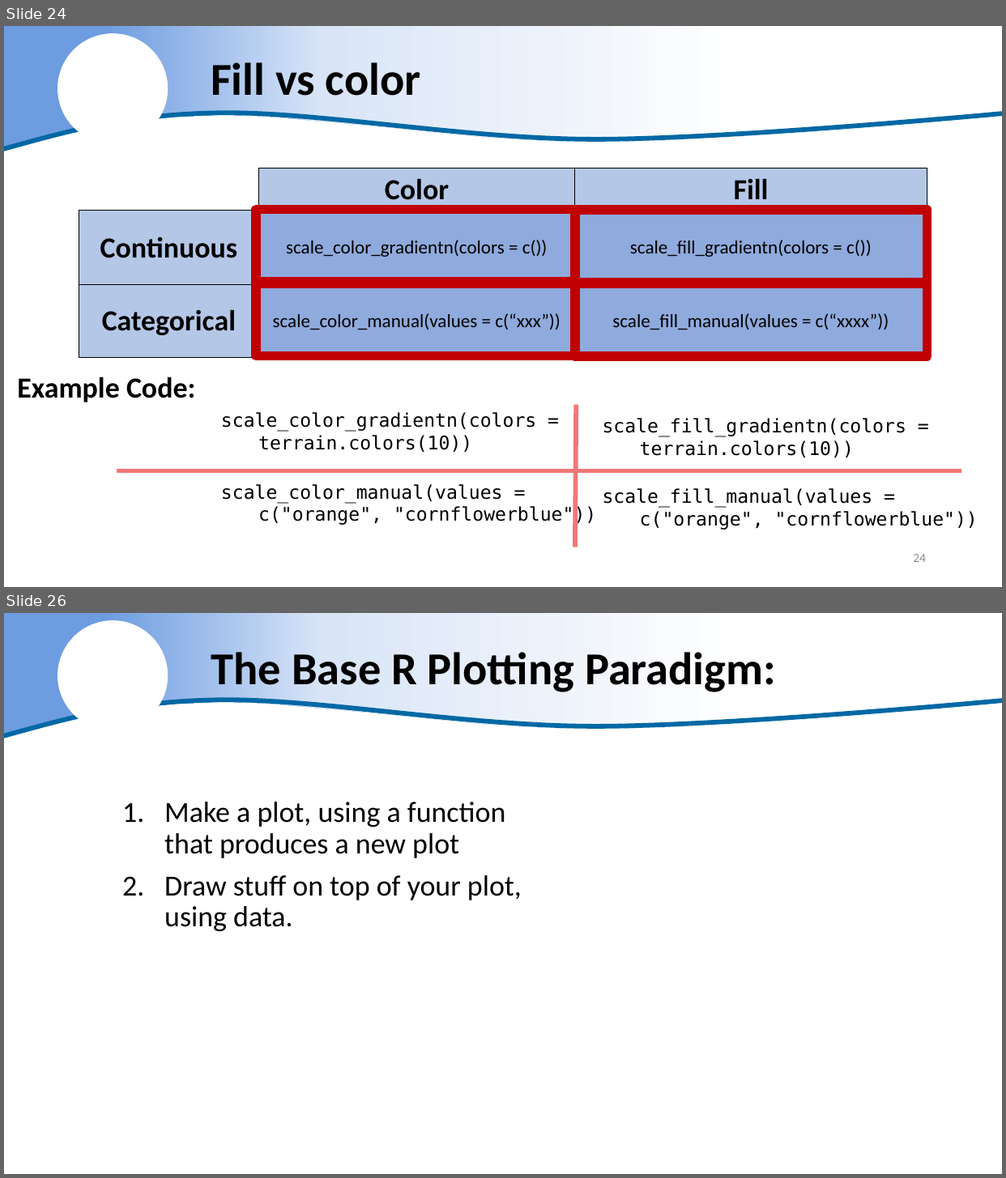
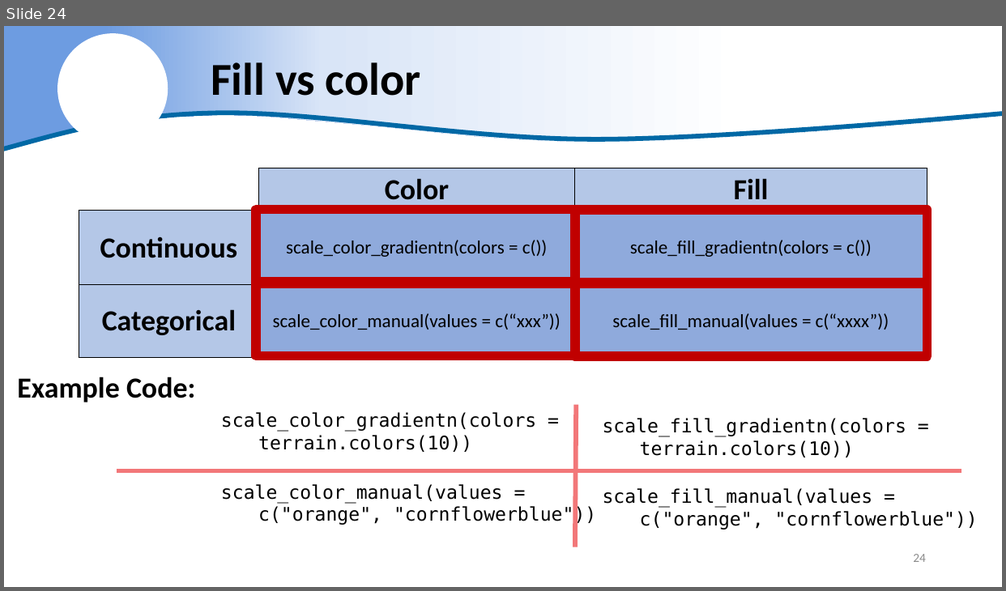
Before and after one commit to justinpriest/ADFG_R_Intro_Workshop, a slide deck: presentations/7 - Amazing Charts & How to Make Them.pptx. Shown one above the other, each under a label of ours: slides 24 and 26 before the commit, slide 24 after it; the slides between them are not shown. The pictures are 1006x1178 and 1006x591 pixels, drawn with LibreOffice and Linux fonts; fonts in the diff are those of the drawing; background and template pictures are left out. Boxes give left, top, right and bottom in pixels: in the first picture for what was removed or moved away, otherwise in the second. Text is boxed around its words. In the diff, an @@ line names an element or a change of style, - is before the commit and + after.

```diff
--- a/presentations/7 - Amazing Charts & How to Make Them.pptx
+++ b/presentations/7 - Amazing Charts & How to Make Them.pptx
@@ slide 26 removed at box(4, 613, 1002, 1174), background #FFFFFF; not listed: 3 template elements that a slide beside it also shows @@
@@ title removed at box(211, 652, 776, 692) @@
-The Base R Plotting Paradigm:
@@ text removed at box(164, 802, 522, 931) @@
-1. Make a plot, using a function that produces a new plot
-2. Draw stuff on top of your plot, using data.
```
Also in this commit, not shown: 12 slides changed, 1 slide added, 2 other slides removed, 1 other file.
